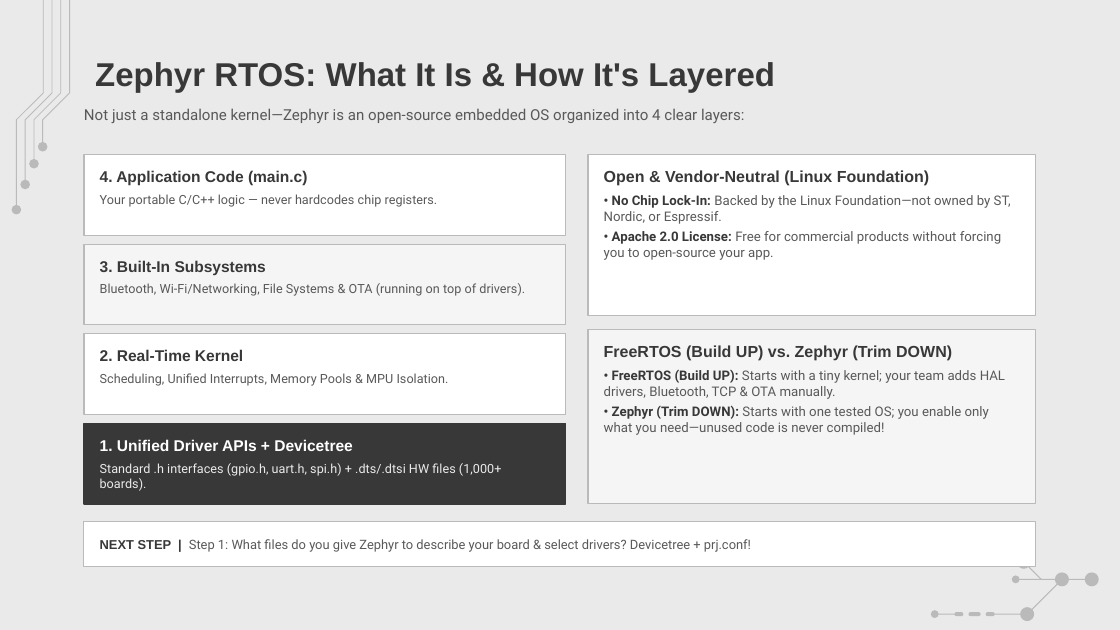
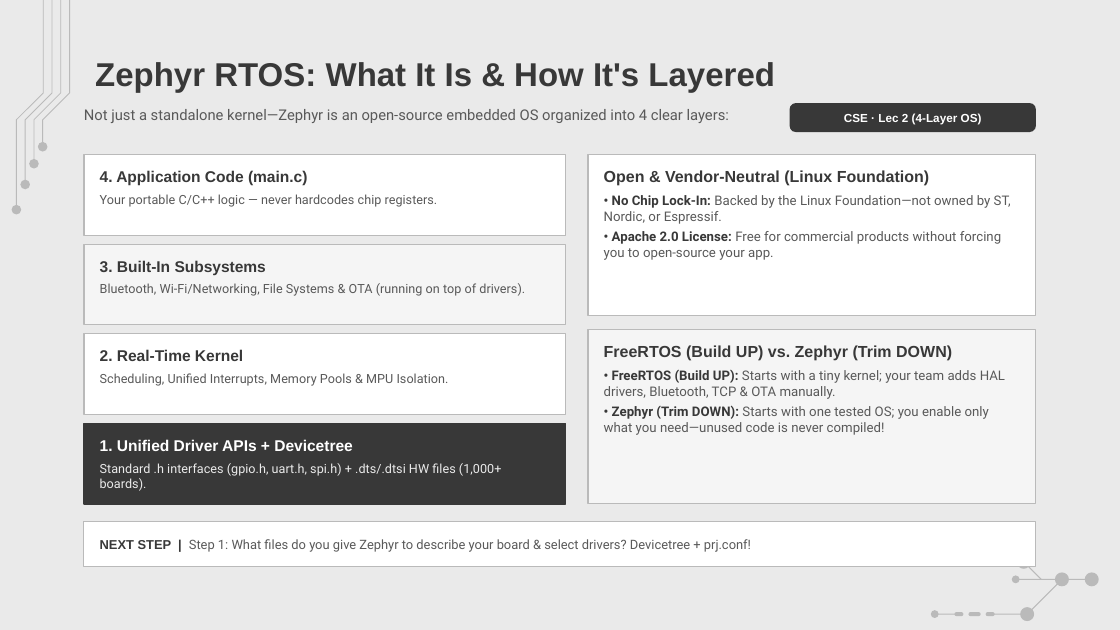
Before and after one commit to amrsaeedcse/zephyr-vs-freertos-presentation, a slide deck: slide 14 of Zephyr_RTOS_vs_FreeRTOS.pptx. Drawn at 1120x630 pixels with LibreOffice and Linux fonts; fonts in the diff are those of the drawing; background and template pictures are left out. Boxes give left, top, right and bottom in pixels: in the first picture for what was removed or moved away, otherwise in the second. Text is boxed around its words. In the diff, an @@ line names an element or a change of style, - is before the commit and + after.

```diff
--- a/Zephyr_RTOS_vs_FreeRTOS.pptx
+++ b/Zephyr_RTOS_vs_FreeRTOS.pptx
@@ text "Not just a standalone kernel—Zephyr ..." at [84,109,729,123]: size 9.7 to 9.5 pt @@
@@ rounded rectangle added at [790,103,1036,132], fill #383838, 7.5 pt, text #FFFFFF, bold @@
+CSE · Lec 2 (4-Layer OS)
```
Also in this commit, not shown: 11 other slides changed, 4 other files.
